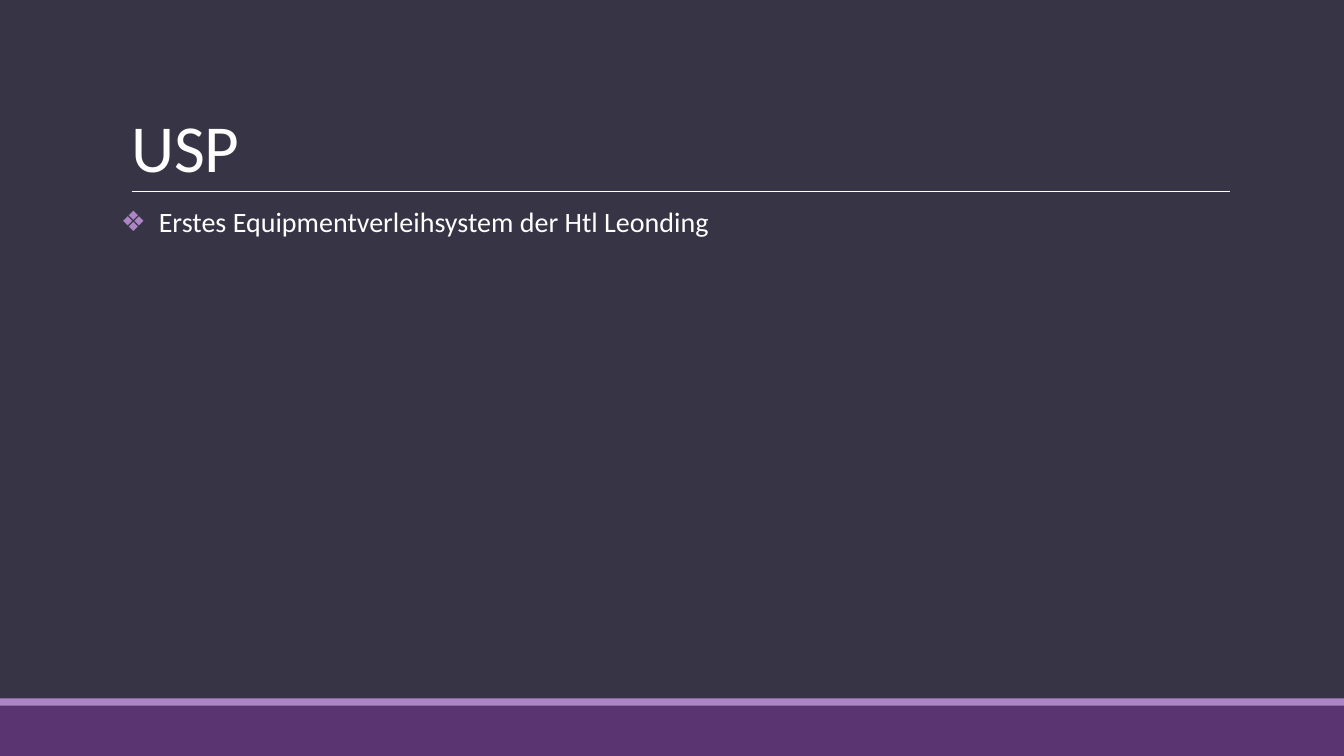
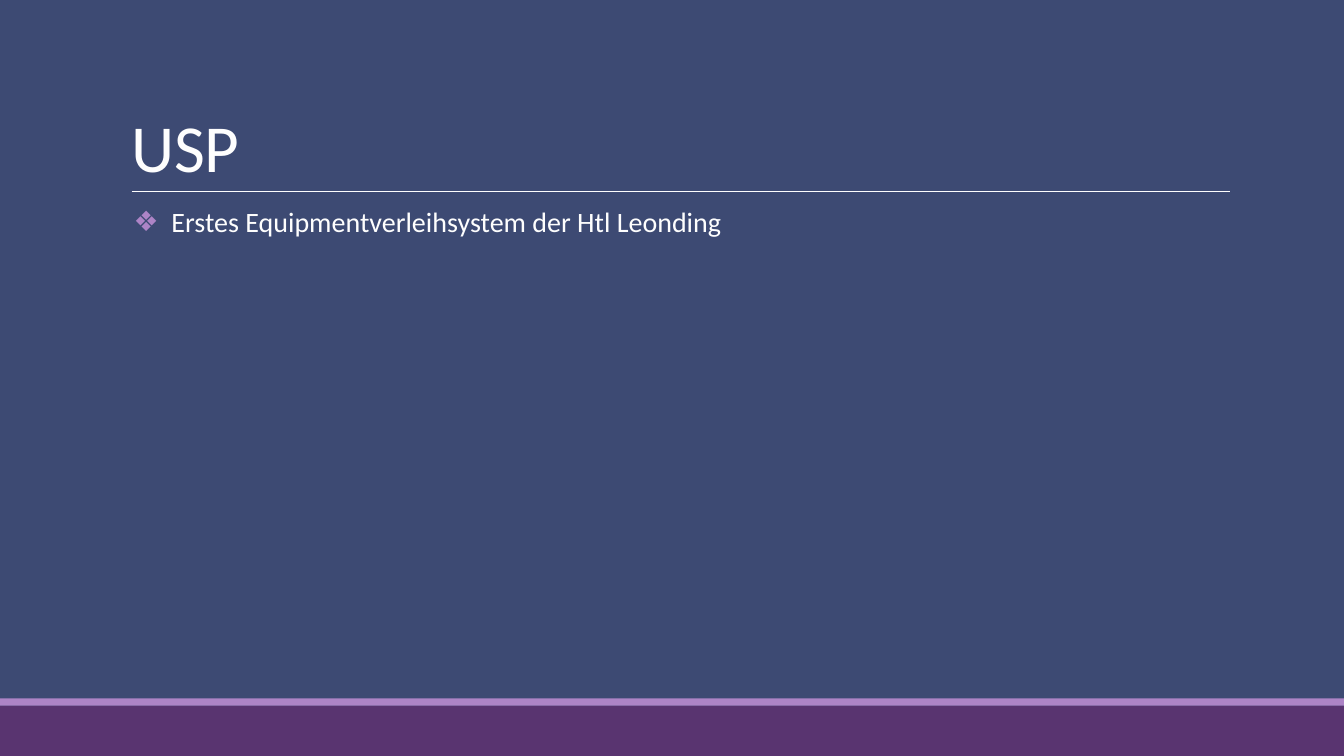
Before and after one commit to nicospacez/equipment-verleih, a slide deck: slide 6 of Equipmentverleih.pptx. Drawn at 1344x756 pixels with LibreOffice and Linux fonts; fonts in the diff are those of the drawing. Boxes give left, top, right and bottom in pixels: in the first picture for what was removed or moved away, otherwise in the second. Text is boxed around its words. In the diff, an @@ line names an element or a change of style, - is before the commit and + after.

```diff
--- a/Equipmentverleih.pptx
+++ b/Equipmentverleih.pptx
@@ background #373545 to #3D4A73 @@
@@ text "Erstes Equipmentverleihsystem der Htl Leonding" at (171,212,721,237): indent changed; less space between paragraphs @@
```
Also in this commit, not shown: 13 other slides changed, 1 slide added.
